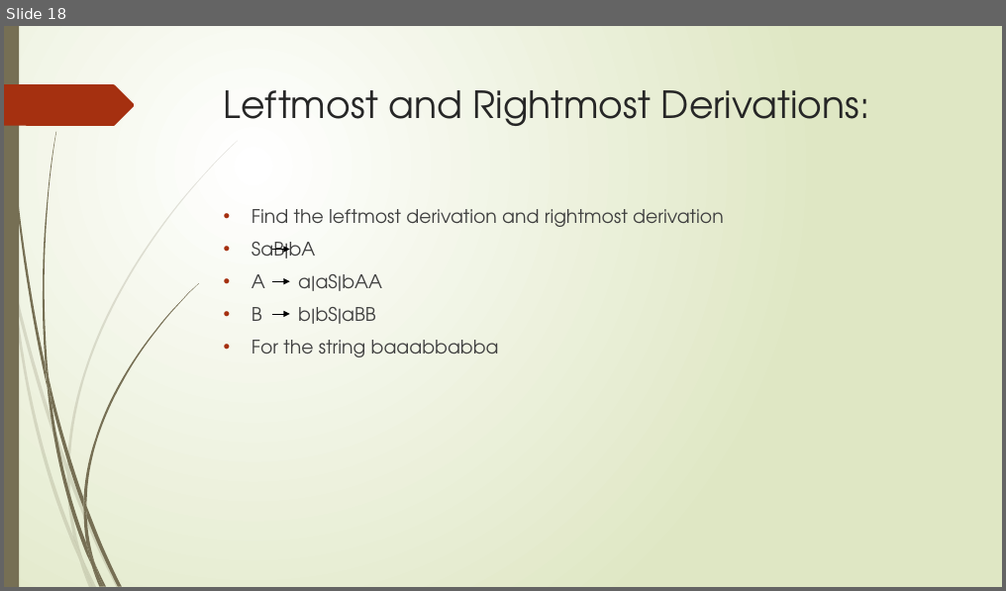
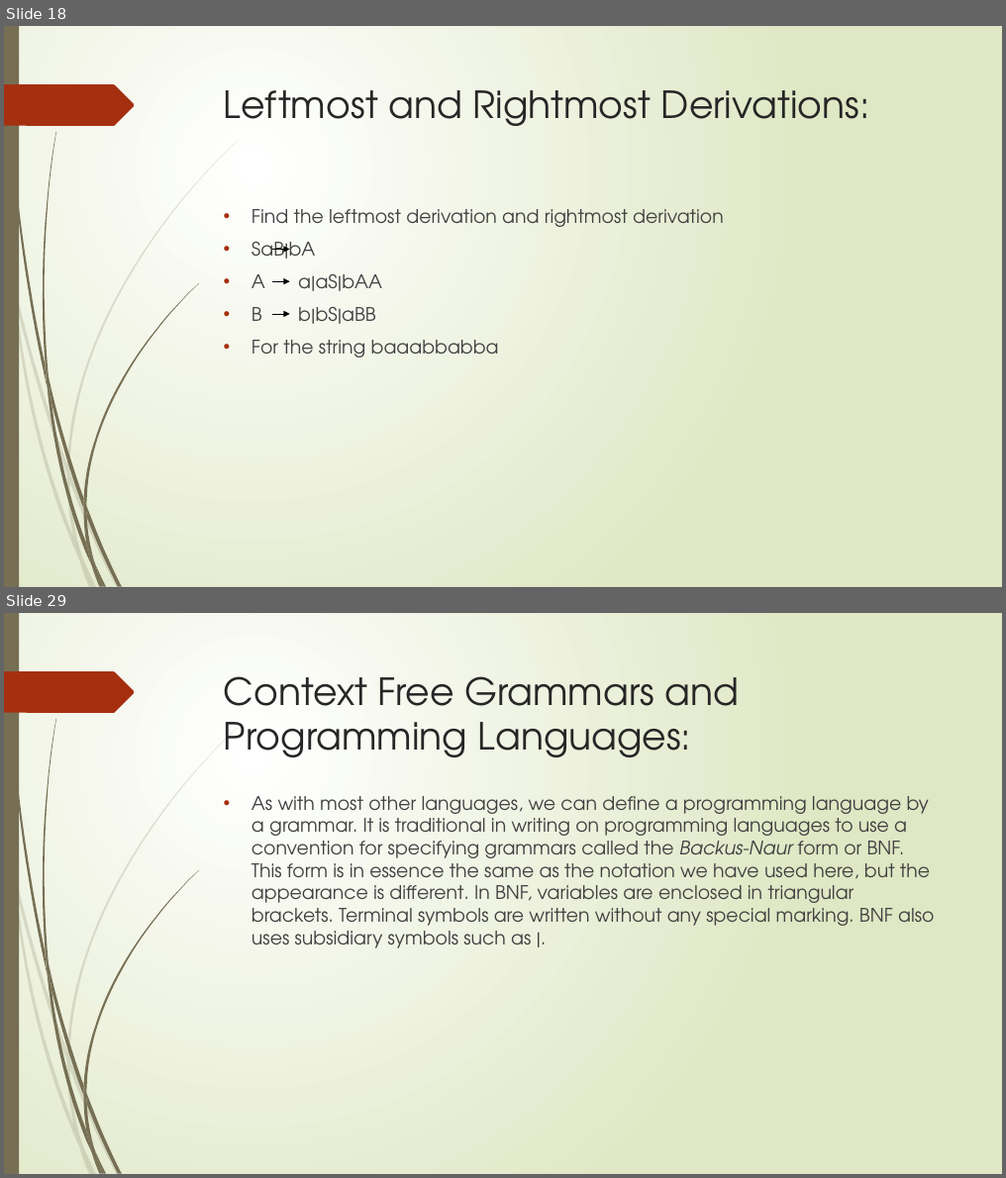
Before and after one commit to Federal-Urdu-University/Theory-of-Automata, a slide deck: Chap-3.pptx. Shown one above the other, each under a label of ours: slide 18 before the commit, slides 18 and 29 after it; the slides between them are not shown. The pictures are 1006x591 and 1006x1178 pixels, drawn with LibreOffice and Linux fonts; fonts in the diff are those of the drawing. Boxes give left, top, right and bottom in pixels: in the first picture for what was removed or moved away, otherwise in the second. Text is boxed around its words. In the diff, an @@ line names an element or a change of style, - is before the commit and + after.

```diff
--- a/Chap-3.pptx
+++ b/Chap-3.pptx
@@ slide 29 added at (4, 613, 1002, 1174), background gradient #FFFFFF to #DFE8C4; not listed: 24 template elements that a slide beside it also shows @@
@@ title added at (224, 676, 740, 758), 36 pt, text #262626 @@
+Context Free Grammars and Programming Languages:
@@ text added at (252, 796, 934, 949), 18 pt, text #404040 @@
+• As with most other languages, we can define a programming language by a grammar. It is traditional in writing on programming languages to use a convention for specifying grammars called the Backus-Naur form or BNF. This form is in essence the same as the notation we have used here, but the appearance is different. In BNF, variables are enclosed in triangular brackets. Terminal symbols are written without any special marking. BNF also uses subsidiary symbols such as |.
```
Also in this commit, not shown: 1 slide changed, 16 other slides added, 1 other file.
